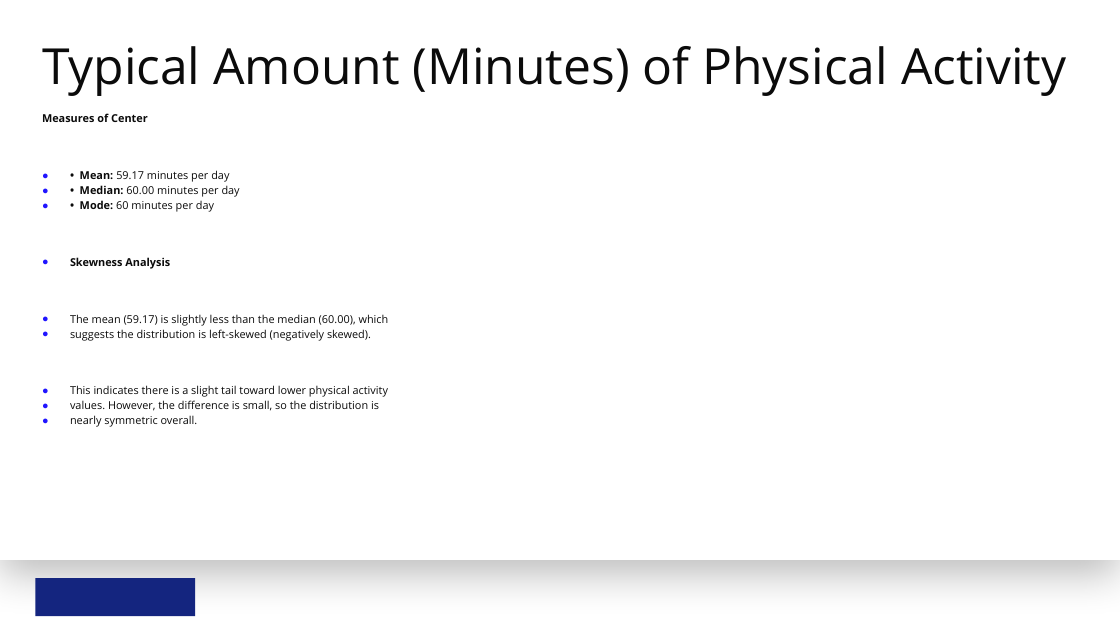
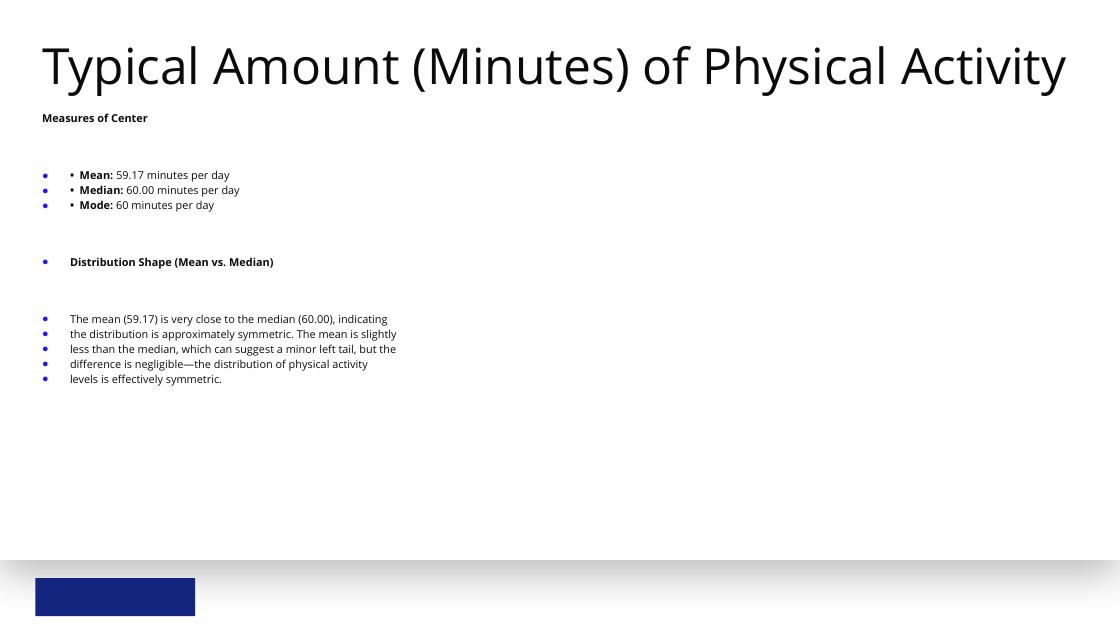
Before and after one commit to trwilcoxson/sleep-health-lifestyle-analysis, a slide deck: slide 4 of Sleep_Health_and_Lifestyle_Analysis.pptx. Drawn at 1120x630 pixels with LibreOffice and Linux fonts; fonts in the diff are those of the drawing; background and template pictures are left out. Boxes give left, top, right and bottom in pixels: in the first picture for what was removed or moved away, otherwise in the second. Text is boxed around its words. In the diff, an @@ line names an element or a change of style, - is before the commit and + after.

Commit message:
Refine slide content for rubric compliance
- Tighten Physical Activity skewness wording (symmetric, not left-skewed)
- Add mean/median/mode measures of center to Heart Rate slide
- Add mean vs. median distribution shape analysis to Heart Rate slide
- Addresses standout criteria: multiple variables and multiple measures

```diff
--- a/Sleep_Health_and_Lifestyle_Analysis.pptx
+++ b/Sleep_Health_and_Lifestyle_Analysis.pptx
@@ text at (x1=70, y1=257, x2=396, y2=386): text changed @@
-● Skewness Analysis
-● The mean (59.17) is slightly less than the median (60.00), which
-● suggests the distribution is left-skewed (negatively skewed).
-● This indicates there is a slight tail toward lower physical activity
-● values. However, the difference is small, so the distribution is
-● nearly symmetric overall.
+● Distribution Shape (Mean vs. Median)
+● The mean (59.17) is very close to the median (60.00), indicating
+● the distribution is approximately symmetric. The mean is slightly
+● less than the median, which can suggest a minor left tail, but the
+● difference is negligible—the distribution of physical activity
+● levels is effectively symmetric.
```
Also in this commit, not shown: 1 other slide changed, 1 other file.
